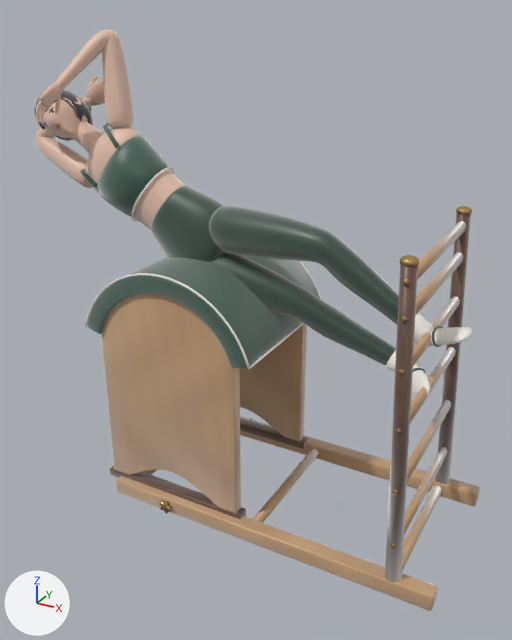
One commit to the glTF model public/models/pilates-studio/barrel-studio-rig.glb: the scene before it, then after it.
Camera for both pictures: a 50 mm camera at (0.96, -1.94, 1.64) aimed at (-0.1, -0.01, 0.67). The axes (+X, +Y, +Z) are drawn at lower left. The lights are the same throughout. The older version comes first. Vertices at exactly the same position are counted once.

The first picture shows 'SM_Studio_Dielectric' and 1 more.
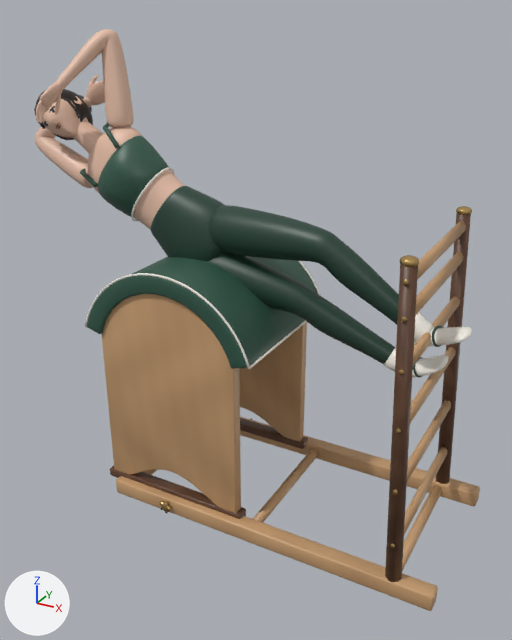
Scene script edits in JSON lines:
```json
{"op": "remove", "block": "mat_mat_studiodielectric", "code": "mat_mat_studiodielectric.sheen_weight = 1.0"}
{"block": "me_sm_studio_dielectric_mesh", "where": "# used by ob_sm_studio_dielectric; location = (0.0, 0.0, 0.0)"}
{"op": "remove", "block": "me_sm_studio_dielectric_mesh", "code": "me_sm_studio_dielectric_mesh.from_pydata(...)  # 14744 vertices, 29196 faces; spans x -1.03..0.65, y -0.3..0.3, z 0.0..1.57"}
{"op": "add", "block": "me_sm_studio_dielectric_mesh", "code": "me_sm_studio_dielectric_mesh.from_pydata(...)  # 42380 vertices, 84468 faces; spans x -1.03..0.65, y -0.3..0.3, z 0.0..1.57"}
{"block": "me_sm_studio_dielectric_mesh", "change": "me_sm_studio_dielectric_mesh part 1: 2174 vertices moved within x -1.01..0.61, y -0.18..0.13, z 0.57..1.55; 1543 vertices removed from x -0.97..0.59, y -0.19..0.13, z 0.55..1.42; 29179 vertices added at x -1.03..0.61, y -0.19..0.13, z 0.55..1.57"}
{"block": "me_sm_studio_dielectric_mesh", "change": "me_sm_studio_dielectric_mesh part 2: 4643 kept faces spanning x -1.0..0.65, y -0.3..0.3, z 0.0..1.54 get new texture (UV) coordinates"}
```

Changed parts and their boxes [x1, y1, x2, y2] in the pictures (512 x 640 px):
```json
{"object": "SM_Studio_Dielectric", "change": "surface changed, reshaped", "before": [34, 29, 480, 611], "after": [34, 29, 480, 611], "on screen": "darker"}
{"part": 1, "of": "me_sm_studio_dielectric_mesh", "change": "built on", "before": [34, 32, 472, 396], "after": [34, 29, 472, 378]}
{"part": 2, "of": "me_sm_studio_dielectric_mesh", "change": "surface changed", "before": [36, 77, 480, 598], "after": [36, 77, 480, 598]}
```
